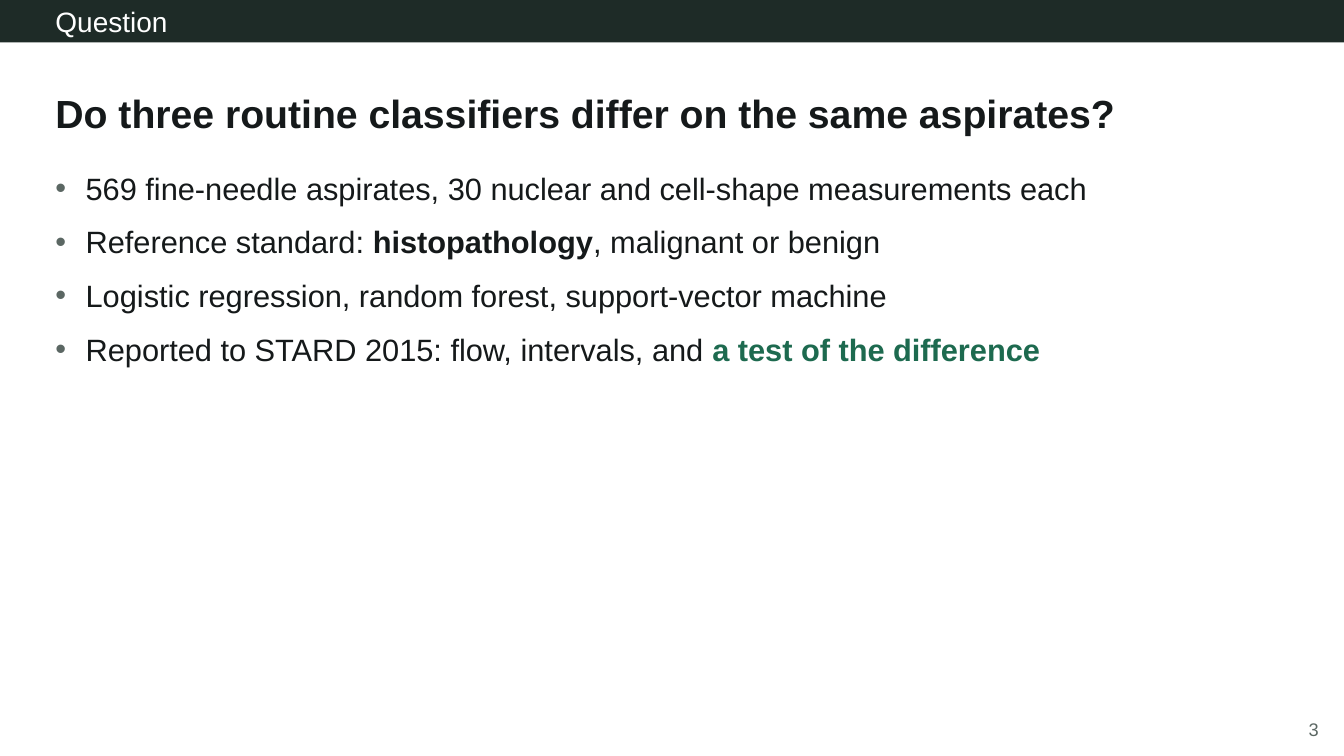
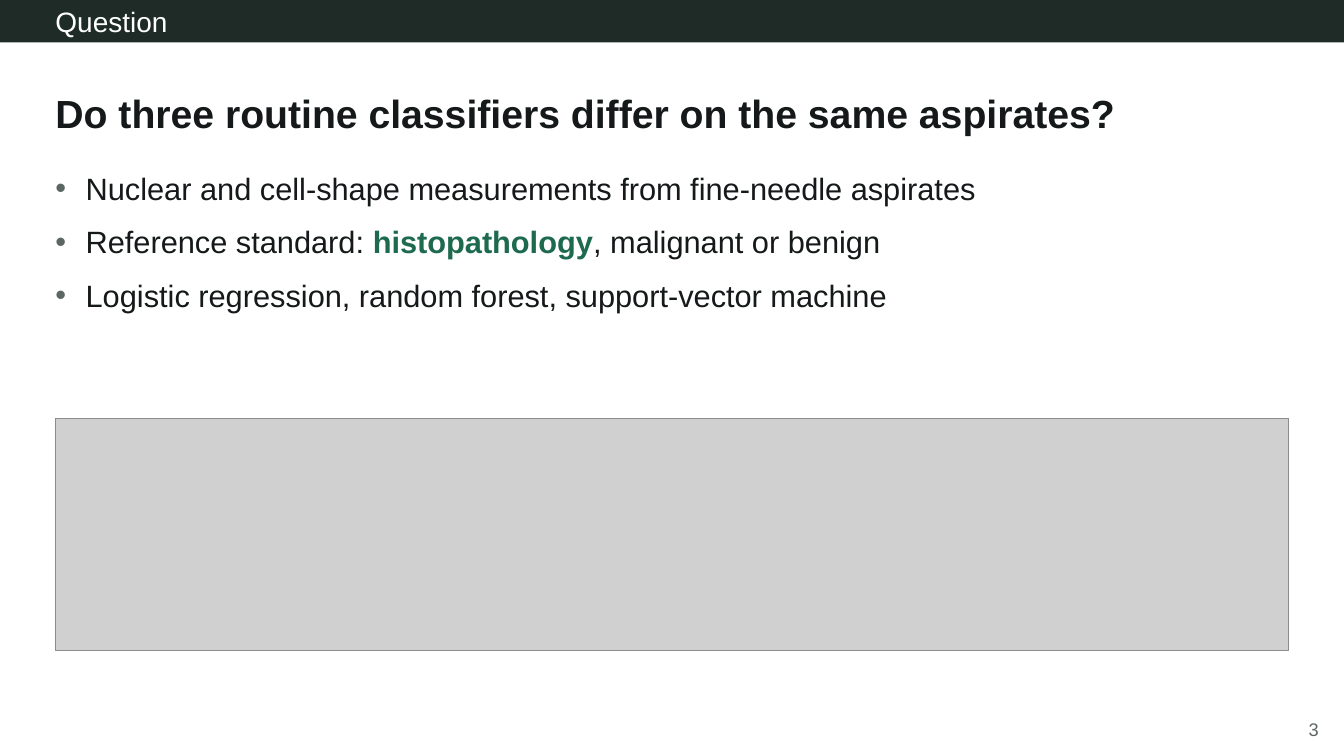
Before and after one commit to Aperivue/medsci-skills, a slide deck: slide 3 of demo/01_wisconsin_bc/presentation/demo1_wisconsin_bc.pptx. Drawn at 1344x756 pixels with LibreOffice and Linux fonts; fonts in the diff are those of the drawing; grey boxes stand for pictures. Boxes give left, top, right and bottom in pixels: in the first picture for what was removed or moved away, otherwise in the second. Text is boxed around its words. In the diff, an @@ line names an element or a change of style, - is before the commit and + after.

```diff
--- a/demo/01_wisconsin_bc/presentation/demo1_wisconsin_bc.pptx
+++ b/demo/01_wisconsin_bc/presentation/demo1_wisconsin_bc.pptx
@@ text at (86,177,976,205): text changed @@
-• 569 fine-needle aspirates, 30 nuclear and cell-shape measurements each
+• Nuclear and cell-shape measurements from fine-needle aspirates
@@ text at (86,230,880,259): text colour #15191A to #1D6A4F in "histopathology," @@
@@ text at (86,338,1040,366): paragraph removed @@
-• Reported to STARD 2015: flow, intervals, and a test of the difference
@@ picture added at (55,418,1289,650) @@
```
Also in this commit, not shown: 2 other slides changed, 8 other files.
